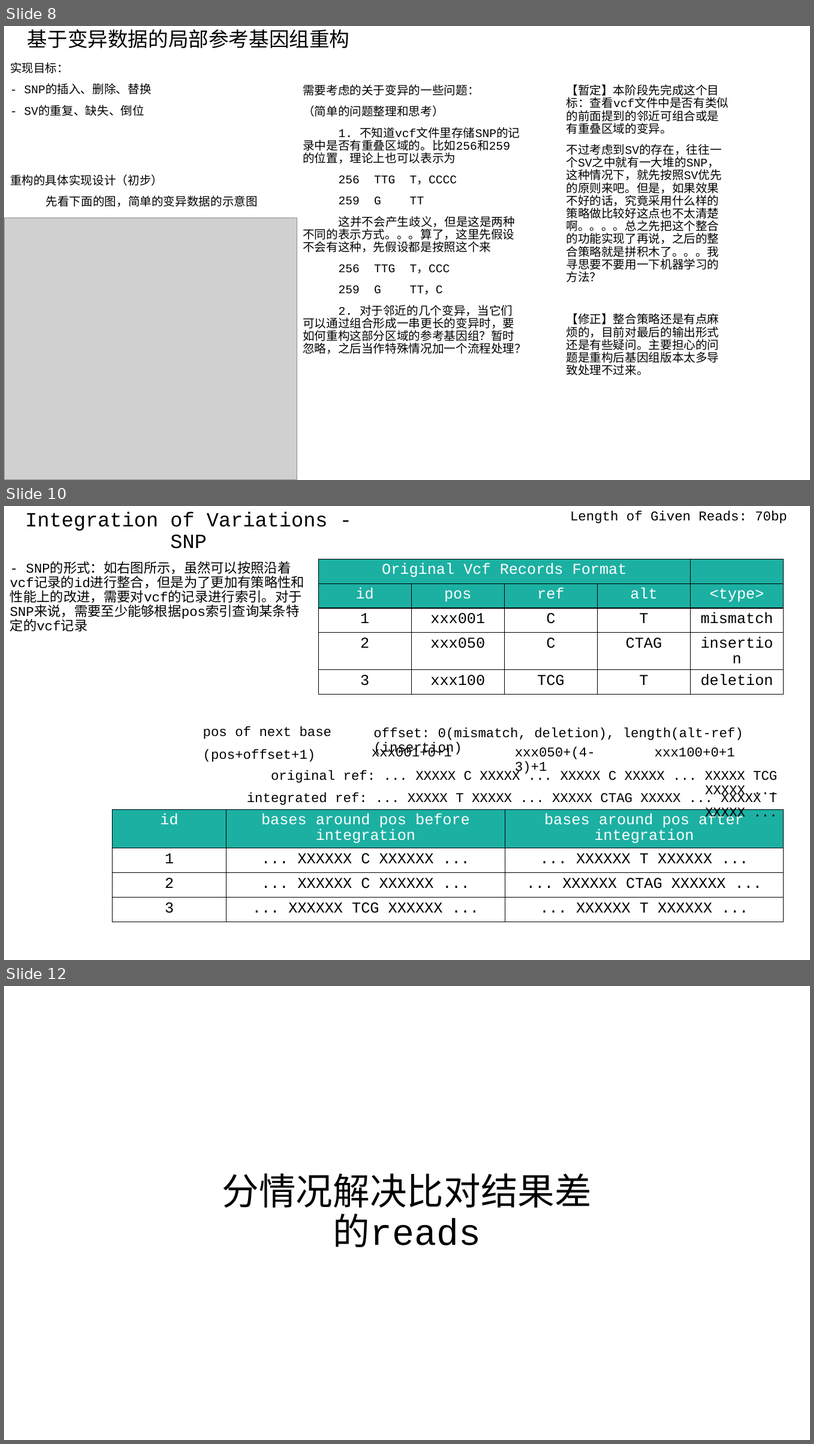
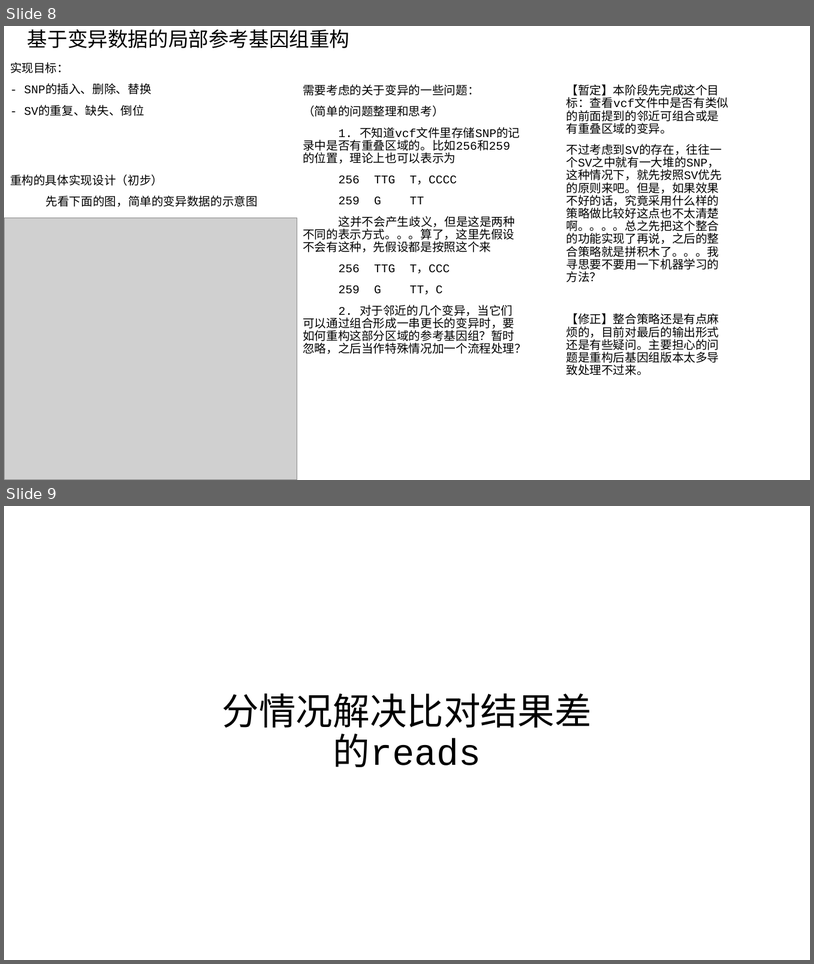
Before and after one commit to AtoshDustosh/thesis-project, a slide deck: THE_project/design/project design.pptx. Shown one above the other, each under a label of ours: slides 8, 10 and 12 before the commit, slides 8 and 9 after it; the slides between them are not shown. The pictures are 814x1444 and 814x964 pixels, drawn with LibreOffice and Linux fonts; fonts in the diff are those of the drawing; grey boxes stand for pictures. Boxes give left, top, right and bottom in pixels: in the first picture for what was removed or moved away, otherwise in the second. Text is boxed around its words. In the diff, an @@ line names an element or a change of style, - is before the commit and + after.

```diff
--- a/THE_project/design/project design.pptx
+++ b/THE_project/design/project design.pptx
@@ slide 10 removed at [4, 506, 810, 960], background #FFFFFF @@
@@ subtitle removed at [25, 511, 328, 549] @@
-Integration of Variations - SNP
@@ text removed at [570, 511, 788, 523] @@
-Length of Given Reads: 70bp
@@ table removed at [318, 559, 785, 688], 5 rows, 5 columns @@
-Original Vcf Records Format |  |  |  | 
-id | pos | ref | alt | <type>
-1 | xxx001 | C | T | mismatch
-2 | xxx050 | C | CTAG | insertion
-3 | xxx100 | TCG | T | deletion
@@ text removed at [10, 563, 305, 620] @@
-- SNP的形式：如右图所示，虽然可以按照沿着vcf记录的id进行整合，但是为了更加有策略性和性能上的改进，需要对vcf的记录进行索引。对于SNP来说，需要至少能够根据pos索引查询某条特定的vcf记录
@@ text removed at [203, 726, 332, 762] @@
-pos of next base
-(pos+offset+1)
@@ text removed at [374, 727, 744, 756] @@
-offset: 0(mismatch, deletion), length(alt-ref)(insertion)
@@ text removed at [372, 747, 452, 757] @@
-xxx001+0+1
@@ text removed at [515, 747, 596, 775] @@
-xxx050+(4-3)+1
@@ text removed at [655, 747, 735, 757] @@
-xxx100+0+1
@@ text removed at [271, 770, 777, 783] @@
-original ref: ... XXXXX C XXXXX ... XXXXX C XXXXX ... XXXXX TCG XXXXX ...
@@ text removed at [247, 792, 777, 805] @@
-integrated ref: ... XXXXX T XXXXX ... XXXXX CTAG XXXXX ... XXXXX T XXXXX ...
@@ table removed at [112, 809, 785, 922], 4 rows, 3 columns @@
-id | bases around pos before integration | bases around pos after integration
-1 | ... XXXXXX C XXXXXX ... | ... XXXXXX T XXXXXX ...
-2 | ... XXXXXX C XXXXXX ... | ... XXXXXX CTAG XXXXXX ...
-3 | ... XXXXXX TCG XXXXXX ... | ... XXXXXX T XXXXXX ...
@@ what was slide 12 is now slide 9 @@
```
Also in this commit, not shown: 2 other slides removed, 1 other file.
